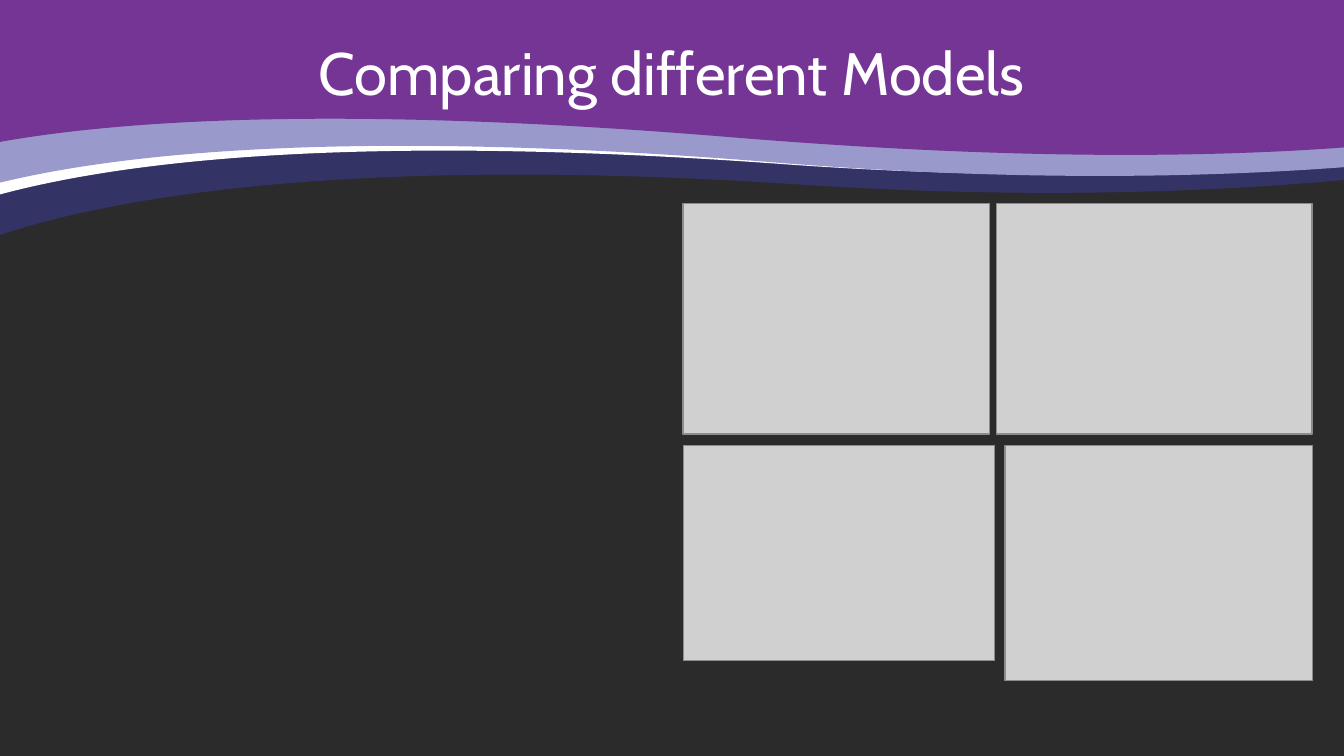
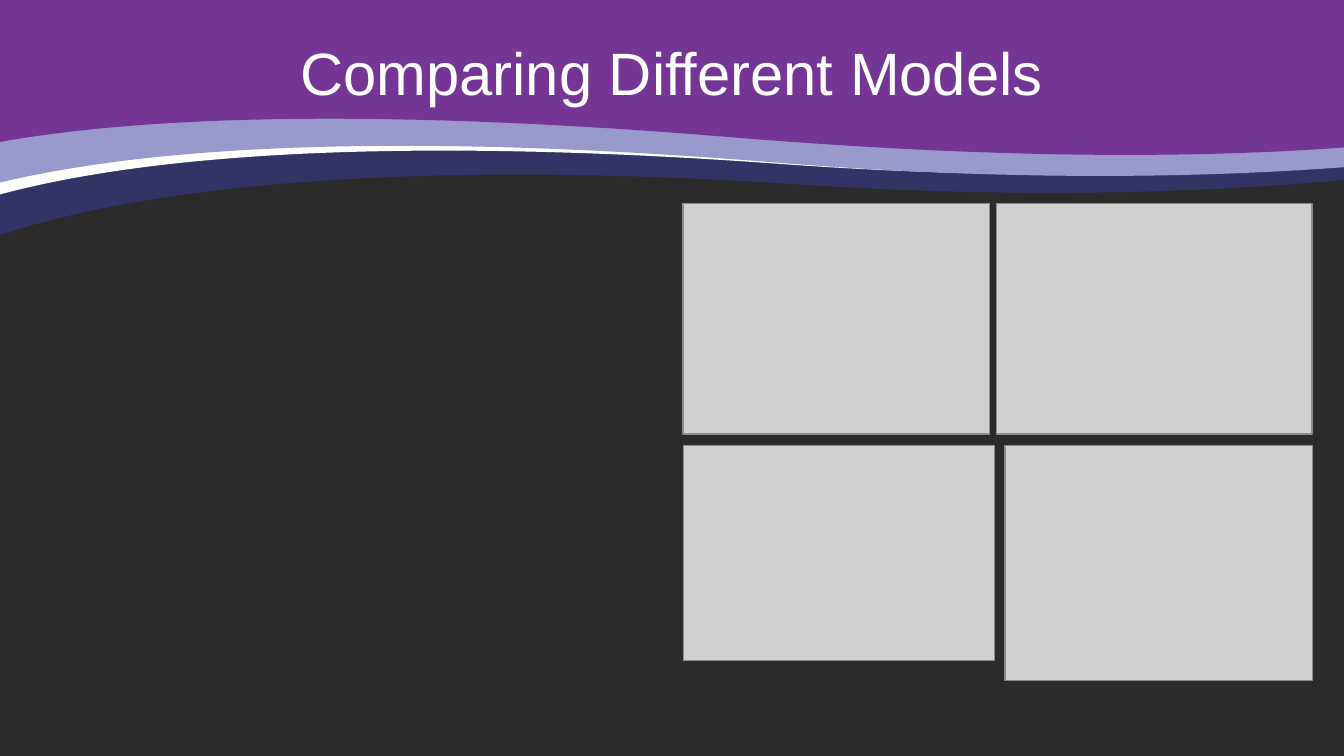
Before and after one commit to bparsazadeh/INF1344H_Final_Project_Rep, a slide deck: slide 8 of Final-Term Project - Group 11.pptx (slide 7 before the commit). Drawn at 1344x756 pixels with LibreOffice and Linux fonts; fonts in the diff are those of the drawing; grey boxes stand for pictures; background and template pictures are left out; a plain dark background stands for a picture behind light text. Boxes give left, top, right and bottom in pixels: in the first picture for what was removed or moved away, otherwise in the second. Text is boxed around its words. In the diff, an @@ line names an element or a change of style, - is before the commit and + after.

```diff
--- a/Final-Term Project - Group 11.pptx
+++ b/Final-Term Project - Group 11.pptx
@@ title at [300,51,1043,106]: text changed; font Cabin to Arial @@
-Comparing different Models
+Comparing Different Models
```
Also in this commit, not shown: 8 other slides changed, 2 slides added, 1 other file.
